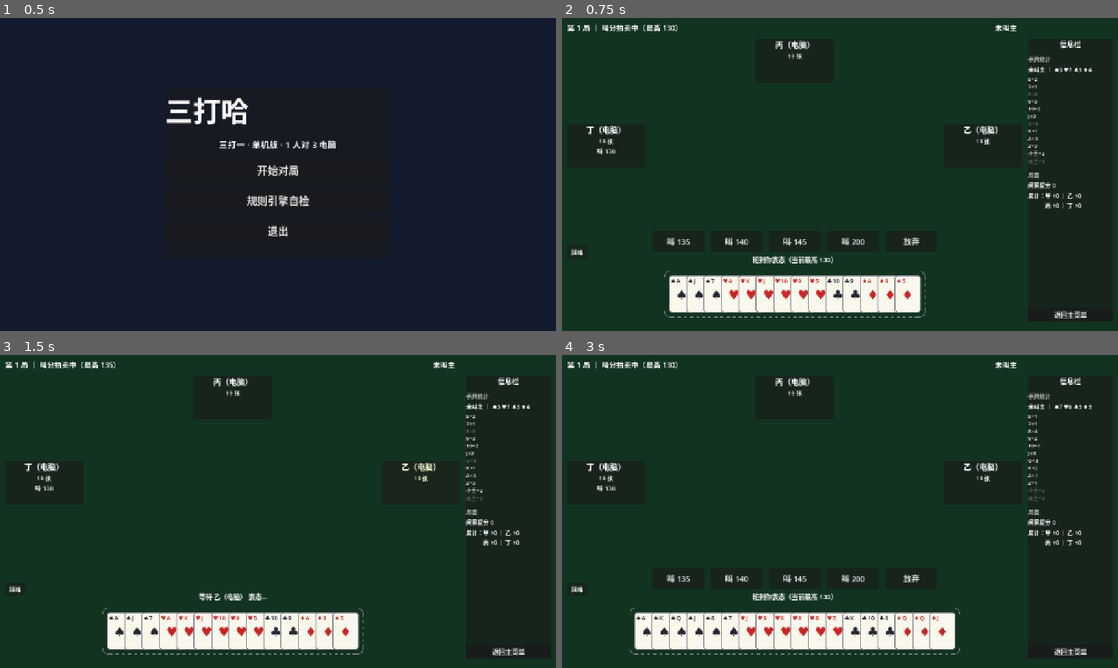
Above: before the commit, frames 1-4 (two rows, left to right).
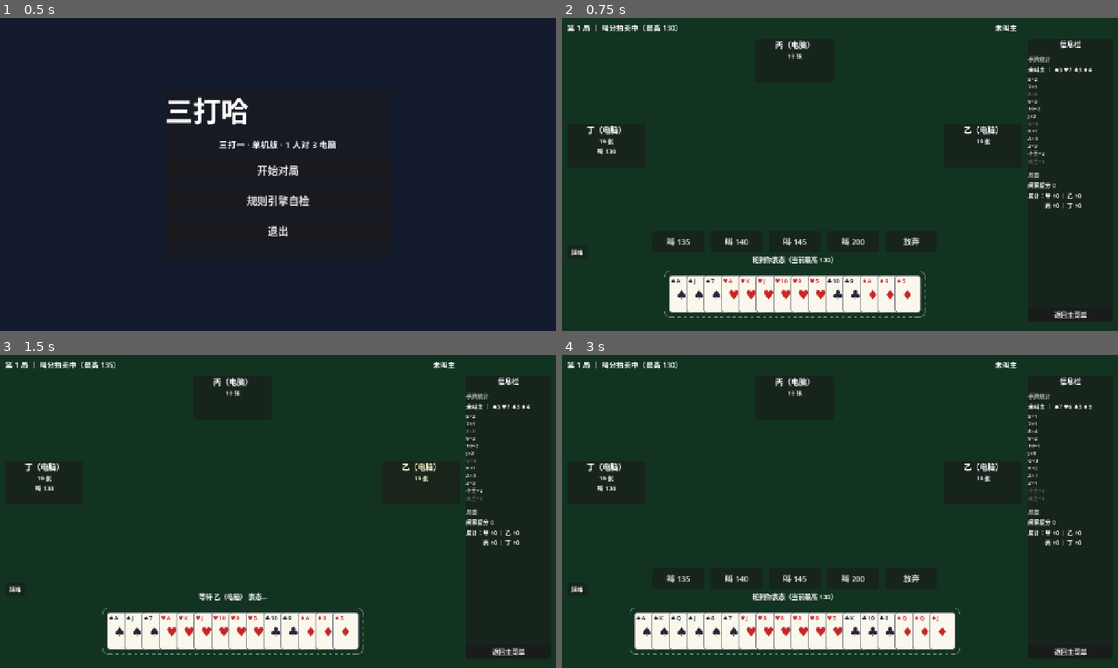
Above: after the commit, the same moments.

Repository: longy1/three-beat-one
Game: Godot game, scene res://scenes/main_menu.tscn
Same seed, same stepped clock (60 frames per second), same inputs: the game is played once before the commit and once after it.
Inputs:
- Up to frame 1 (0.5 s): no input
- Up to frame 2 (0.75 s): click "开始对局" at 0.5 s
- Up to frame 3 (1.5 s): click "叫 135" at 1.25 s
- Up to frame 4 (3 s): click "返回主菜单" at 2 s; click "开始对局" at 2.75 s

Frame 1 is identical in both runs. In frame 2, 0.2% of the frame differs, in the area x 4-79%, y 34-44%; in frame 3, 0.2%; in frame 4, 0.2%.

Commit message:
refactor(ui): SeatPanel 尺寸收进组件（custom_minimum_size 180×100），实例只定位不拉伸

Diff:
--- a/scenes/game_table.tscn
+++ b/scenes/game_table.tscn
@@ -49,24 +49,24 @@
 anchors_preset = 0
 anchor_left = 0.3484
 anchor_top = 0.0667
-anchor_right = 0.4891
-anchor_bottom = 0.2056
+anchor_right = 0.3484
+anchor_bottom = 0.0667
 
 [node name="SeatLeft" parent="." instance=ExtResource("2_seat")]
 layout_mode = 1
 anchors_preset = 0
 anchor_left = 0.0094
 anchor_top = 0.3389
-anchor_right = 0.15
-anchor_bottom = 0.4778
+anchor_right = 0.0094
+anchor_bottom = 0.3389
 
 [node name="SeatRight" parent="." instance=ExtResource("2_seat")]
 layout_mode = 1
 anchors_preset = 0
 anchor_left = 0.6875
 anchor_top = 0.3389
-anchor_right = 0.8281
-anchor_bottom = 0.4778
+anchor_right = 0.6875
+anchor_bottom = 0.3389
 
 [node name="TrickArea" type="Control" parent="."]
 layout_mode = 1
--- a/scenes/seat_panel.tscn
+++ b/scenes/seat_panel.tscn
@@ -3,6 +3,7 @@
 [ext_resource type="Script" path="res://scripts/seat_panel.gd" id="1_seat"]
 
 [node name="SeatPanel" type="PanelContainer"]
+custom_minimum_size = Vector2(180, 100)
 script = ExtResource("1_seat")
 
 [node name="VBox" type="VBoxContainer" parent="."]
--- a/scripts/seat_panel.gd
+++ b/scripts/seat_panel.gd
@@ -1,6 +1,8 @@
 class_name SeatPanel
 extends PanelContainer
 ## 座位信息面板组件（乙/丙/丁复用）：姓名 / 牌数 / 状态 + 悬停查看出牌历史。
+## 组件自带统一尺寸（tscn 内 custom_minimum_size = 180×100，720p 基准）；
+## 实例只负责定位（anchor 锚定左上角，不拉伸），改尺寸只需改组件一处。
 
 
 signal pile_hovered(seat: int)
Not shown, changed: AGENTS.md
